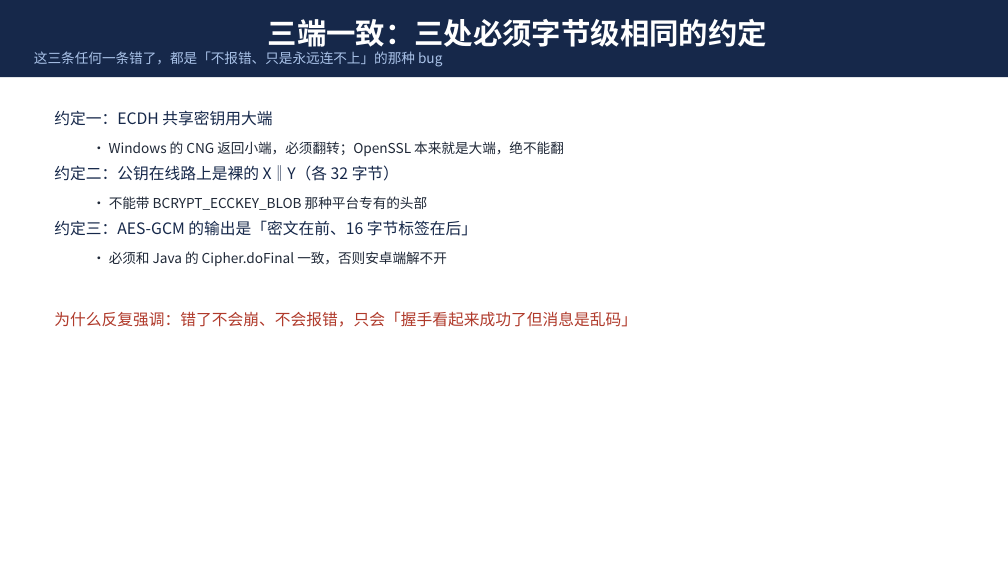
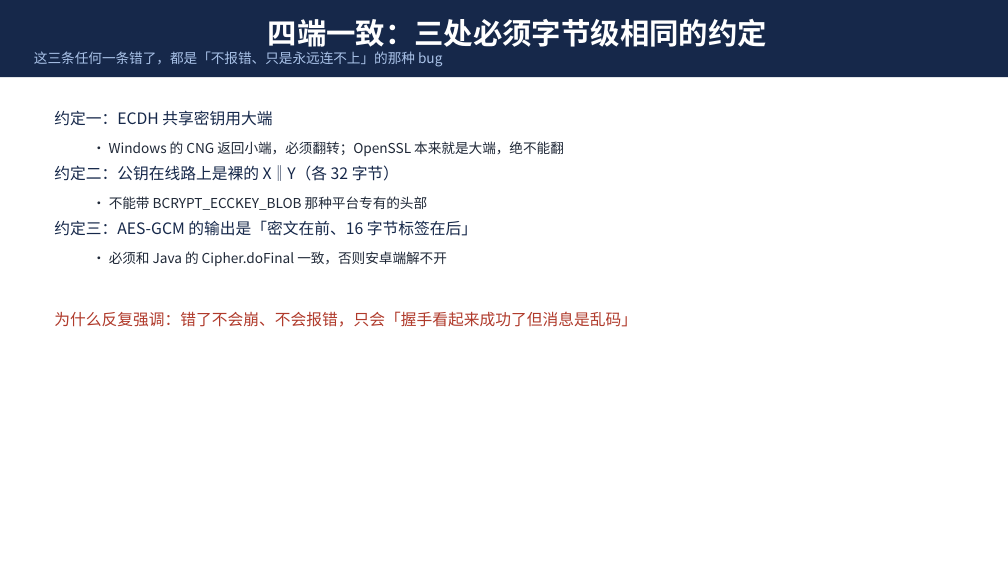
Before and after one commit to dongfang20101113/DChat, a slide deck: slide 8 of dchat-项目介绍.pptx. Drawn at 1008x567 pixels with LibreOffice and Linux fonts; fonts in the diff are those of the drawing. Boxes give left, top, right and bottom in pixels: in the first picture for what was removed or moved away, otherwise in the second. Text is boxed around its words. In the diff, an @@ line names an element or a change of style, - is before the commit and + after.

```diff
--- a/dchat-项目介绍.pptx
+++ b/dchat-项目介绍.pptx
@@ text in rectangle at [268, 19, 767, 52]: text changed @@
-三端一致：三处必须字节级相同的约定
+四端一致：三处必须字节级相同的约定
```
Also in this commit, not shown: 13 other slides changed, 4 other files.
